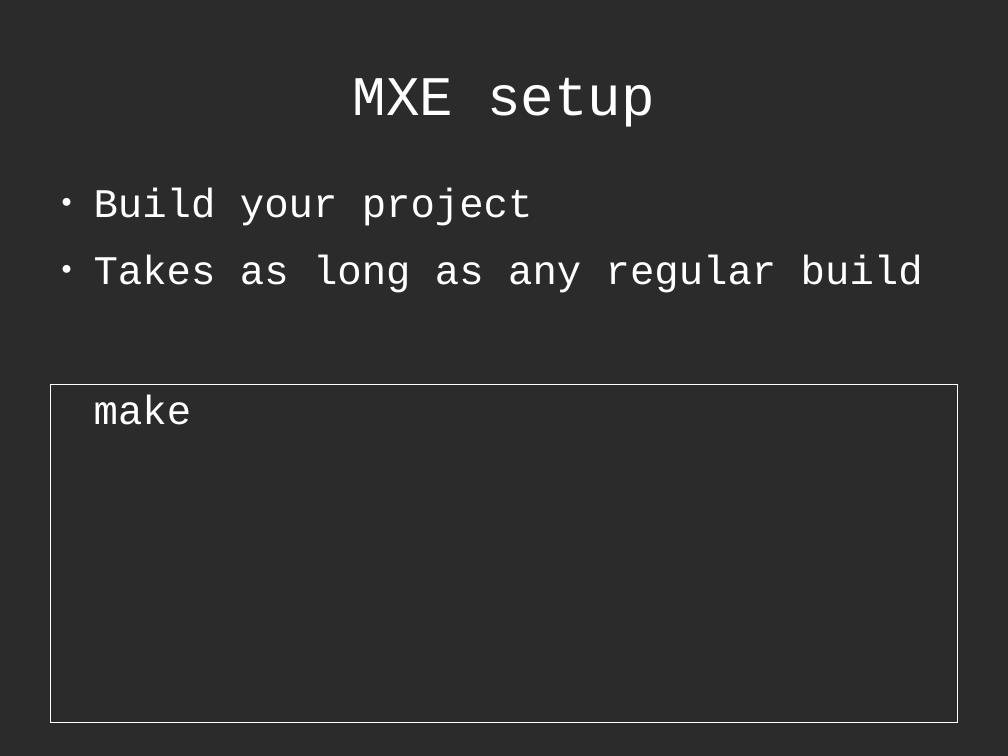
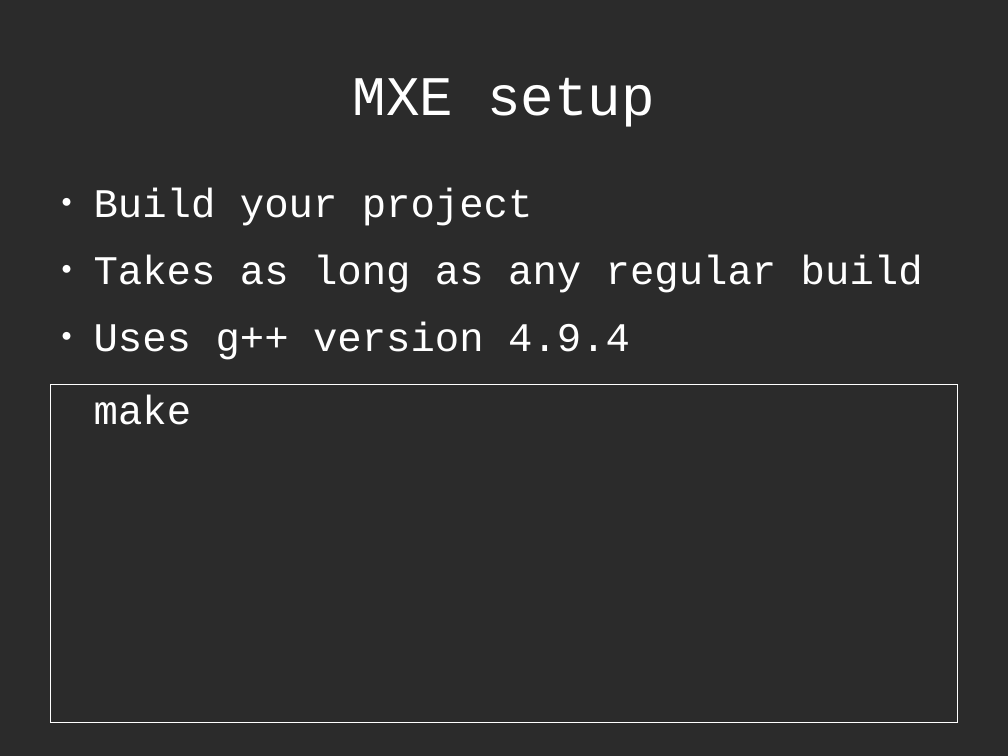
Before and after one commit to richelbilderbeek/CppPresentations, a slide deck: slide 8 of CrossCompiling/CrossCompiling.odp. Drawn at 1008x756 pixels with LibreOffice and Linux fonts; fonts in the diff are those of the drawing; background and template pictures are left out; a plain dark background stands for a picture behind light text. Boxes give left, top, right and bottom in pixels: in the first picture for what was removed or moved away, otherwise in the second. Text is boxed around its words. In the diff, an @@ line names an element or a change of style, - is before the commit and + after.

```diff
--- a/CrossCompiling/CrossCompiling.odp
+++ b/CrossCompiling/CrossCompiling.odp
@@ text at (94,321,630,360): paragraph added @@
+● Uses g++ version 4.9.4
```
Also in this commit, not shown: 1 other file.
